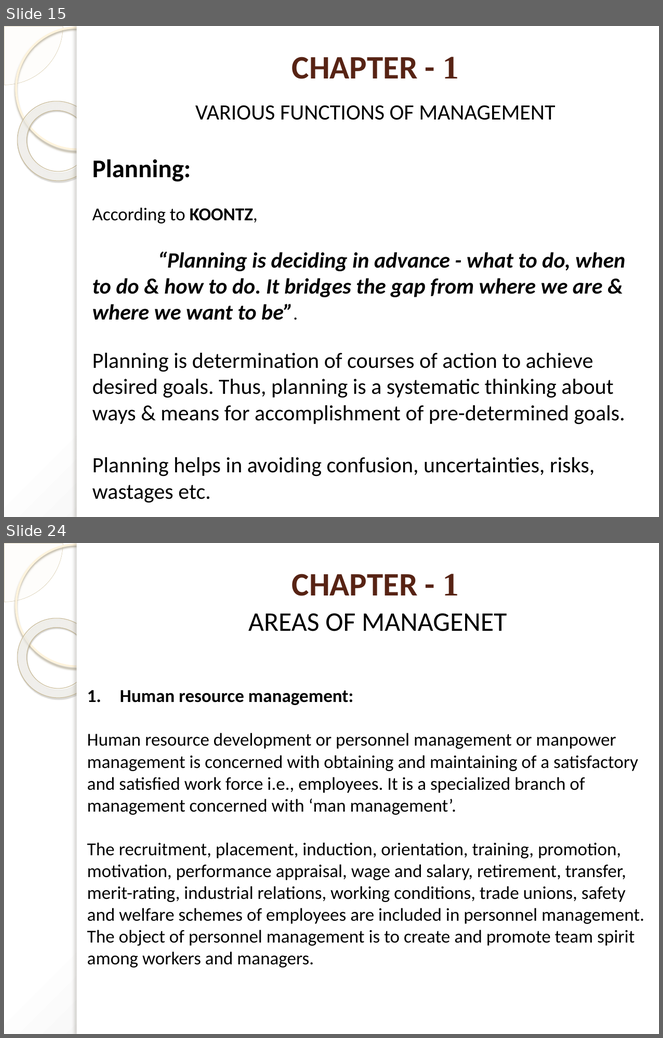
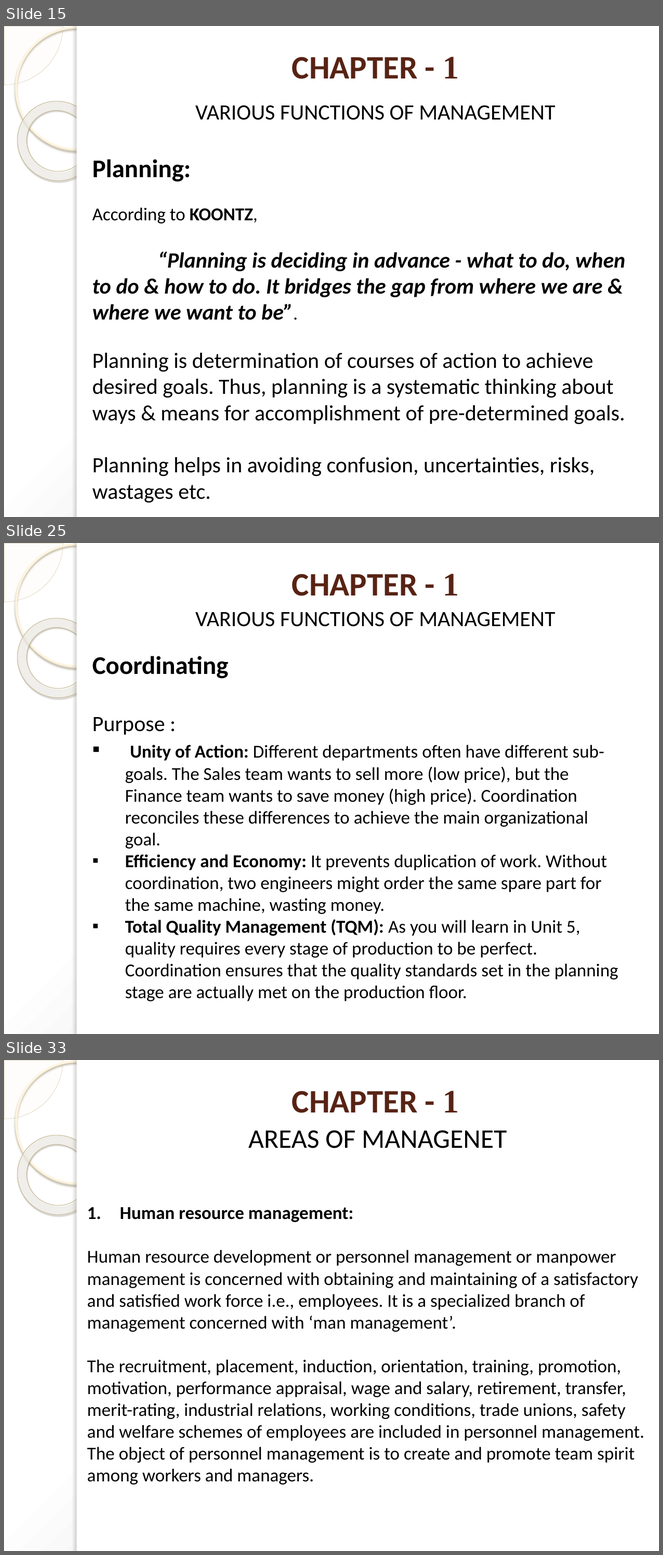
Before and after one commit to pankajgautam307/notes_2026, a slide deck: BOM/Presentation Ch-1.pptx. Shown one above the other, each under a label of ours: slides 15 and 24 before the commit, slides 15, 25 and 33 after it; the slides between them are not shown. The pictures are 663x1038 and 663x1555 pixels, drawn with LibreOffice and Linux fonts; fonts in the diff are those of the drawing. Boxes give left, top, right and bottom in pixels: in the first picture for what was removed or moved away, otherwise in the second. Text is boxed around its words. In the diff, an @@ line names an element or a change of style, - is before the commit and + after.

```diff
--- a/BOM/Presentation Ch-1.pptx
+++ b/BOM/Presentation Ch-1.pptx
@@ slide 25 added at bbox=[4, 543, 659, 1034], background gradient #FFFFFF to #C5C5C5; not listed: 5 template elements that a slide beside it also shows @@
@@ title added at bbox=[292, 574, 460, 596], 36 pt, text #572314, bold @@
+CHAPTER - 1
@@ text added at bbox=[195, 612, 555, 627], 24 pt, text #000000 @@
+VARIOUS FUNCTIONS OF MANAGEMENT
@@ text added at bbox=[92, 656, 619, 1002], 20 pt, text #000000 @@
+Coordinating
+Purpose :
+▪ Unity of Action: Different departments often have different sub-goals. The Sales team wants to sell more (low price), but the Finance team wants to save money (high price). Coordination reconciles these differences to achieve the main organizational goal.
+▪ Efficiency and Economy: It prevents duplication of work. Without coordination, two engineers might order the same spare part for the same machine, wasting money.
+▪ Total Quality Management (TQM): As you will learn in Unit 5, quality requires every stage of production to be perfect. Coordination ensures that the quality standards set in the planning stage are actually met on the production floor.
@@ what was slide 24 is now slide 33 @@
```
Also in this commit, not shown: 12 slides changed, 9 other slides added, 2 other files.
